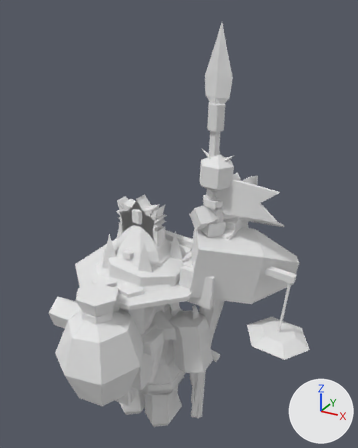
The FBX model games/game-001/art/char_kit/citizen_kit.fbx: old version first, new version second.
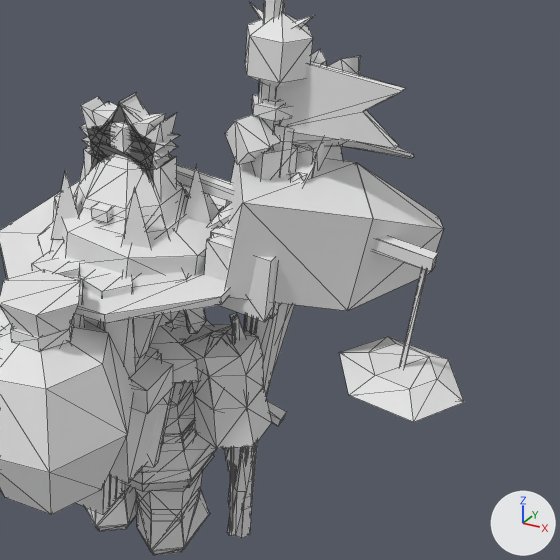
Old and new are each drawn whole from a camera (50 mm lens) standing at (6.61, -9.98, 11.63) and looking at (1.08, 0.07, 6.6) and again close up on the part from 21% to 100% of the width and 33% to 96% of the height. The axes (+X, +Y, +Z) are drawn at lower right. The lights are the same throughout. The last two pictures show the newer version. The close-ups show mesh edges as thin lines. Vertices at exactly the same position are counted once.

In view in the first close-up: 'hat_beanie', 'hat_merchant', 'hat_straw', 'sleeve_robe_r', 'sleeve_soldier_r', 'tool_hammer', 'tool_pennant', 'tool_pick', 'tool_sack', 'tool_scale', 'tool_staff_ruler', 'trim_regal' and 36 more.
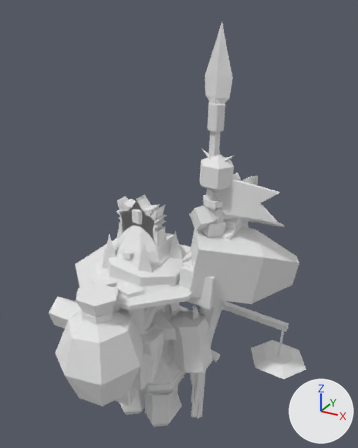
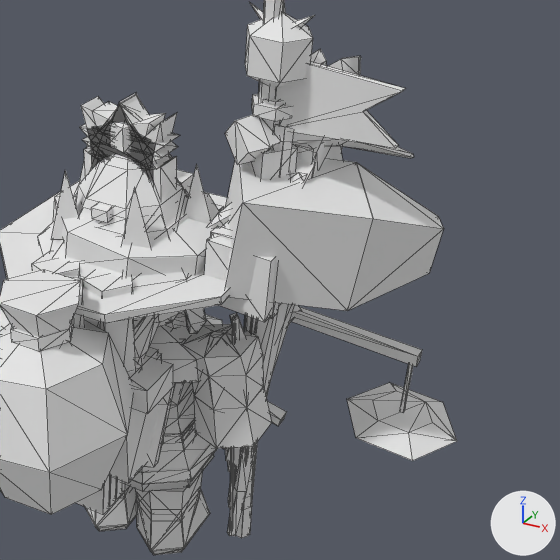
Where the newer file only moved an object's origin or applied its transform, the numbers keep the older frame.

Where the change shows, as pixel boxes [x1, y1, x2, y2] in the close-ups (560 x 560 px; the box of a moved part takes in the faces that stretch with it):
'tool_scale', reshaped, moved (12% narrower, 39% shorter): before [177, 164, 464, 422]; after [205, 305, 457, 461]
part 1 of me_tool_scale, moved or reshaped (not visible before): after [347, 383, 457, 461]
part 2 of me_tool_scale, deleted: before [339, 336, 464, 422]
part 3 of me_tool_scale, deleted: before [177, 164, 438, 272]
part 4 of me_tool_scale, deleted: before [400, 269, 427, 367]
part 5 of me_tool_scale, reshaped: after [205, 305, 422, 413]

Patch to the scene script:
```diff
--- a/games/game-001/art/char_kit/citizen_kit.fbx.py
+++ b/games/game-001/art/char_kit/citizen_kit.fbx.py
@@ me_tool_scale @@
 # used by ob_tool_scale; location = (1.76, 0.48, 3.79)
-me_tool_scale.from_pydata(...)  # 65 vertices, 102 faces; spans x -2.83..2.83, y -0.74..0.74, z -2.35..2.35
+me_tool_scale.from_pydata(...)  # 73 vertices, 114 faces; spans x -2.74..2.74, y -1.05..1.05, z -1.1..1.1
+# me_tool_scale part 1: the loose piece of 12 vertices spanning x -2.83..-1.14, y -0.74..0.74, z 0.37..0.69 is turned -2 degrees about the y axis through its middle, then moved by (3.88, 0.31, -0.95)
+# me_tool_scale part 2: the loose piece of 12 vertices spanning x 1.14..2.83, y -0.74..0.74, z -0.05..0.27 is deleted
+# me_tool_scale part 3: the loose piece of 8 vertices spanning x -1.91..2.29, y -0.09..0.09, z 1.73..2.35 is deleted
+# me_tool_scale part 4: the loose piece of 8 vertices spanning x 1.96..2.21, y -0.03..0.03, z 0.04..1.83 is deleted
+# me_tool_scale part 5: 12 vertices removed from x -0.39..0.3, y -0.1..0.1, z -2.35..1.95; 61 vertices added at x -2.74..2.08, y -1.05..1.05, z -1.1..1.1
+# other edits to the shape of me_tool_scale do not show in these pictures
 me_tool_scale.materials.append(mat_m_charkit_vc)
@@ ob_tool_scale @@
 ob_tool_scale = bpy.data.objects.new('tool_scale', me_tool_scale)
-ob_tool_scale.location = (1.76, 0.48, 3.79)
+ob_tool_scale.location = (1.58, 1.42, 2.64)
```
